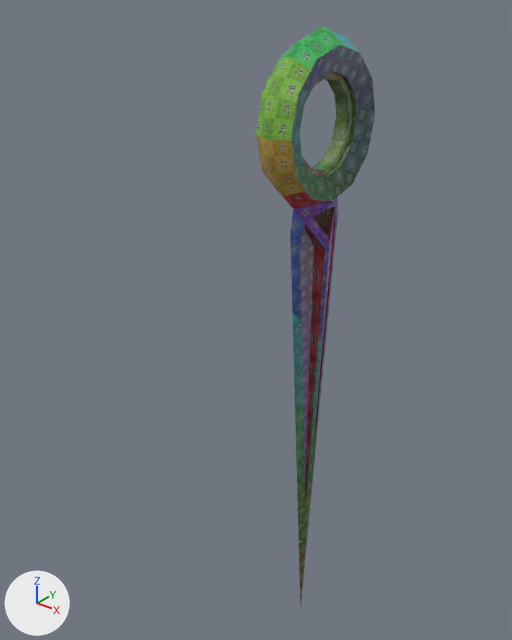
A saved change to the Blender file _3dObjects/Clockwork Creatures.blend.
Camera for both pictures: a 50 mm camera at (4.69, -7.04, 1.55) aimed at (-1.3, 0.46, -3.1). Lighting does not change. The marker at lower left points along +X, +Y and +Z. The same objects are shown in both versions, whatever each file hides.

Objects in the first picture: 'Clock_Hand_v002'.
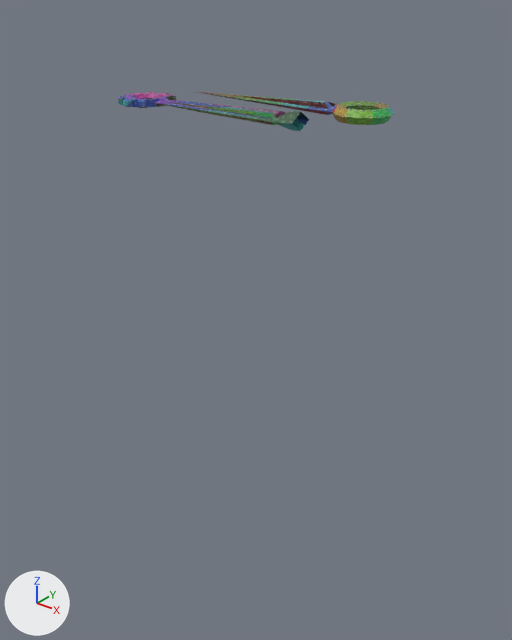
Where the change shows, as pixel boxes [x1, y1, x2, y2] in the pictures (512 x 640 px):
```json
{"object": "Clock_Hand_v002", "change": "moved, turned, rescaled", "before": [256, 27, 375, 610], "after": [192, 91, 394, 125]}
{"object": "Clock_Hand_v004", "change": "added", "after": [118, 92, 309, 131]}
```

Scene script edits in JSON lines:
```json
{"op": "add", "block": "me_cube_009", "code": ["me_cube_009 = bpy.data.meshes.new('Cube.009')", "me_cube_009.from_pydata(...)  # 98 vertices, 96 faces; spans x -1.73..1.73, y -1.73..1.73, z -1.73..1.73", "me_cube_009.polygons.foreach_set('use_smooth', [True] * 96)"]}
{"op": "add", "block": "me_plane_007", "code": ["me_plane_007 = bpy.data.meshes.new('Plane.007')", "me_plane_007.from_pydata(...)  # 246 vertices, 237 faces; spans x -3.01..0.0, y -0.4..0.4, z -0.12..0.12", "me_plane_007.polygons.foreach_set('use_smooth', [True] * 237)", "me_plane_007.materials.append(mat_material)  # picture img_uv_grid"]}
{"op": "set", "path": "ob_clock_hand_v002.location", "old": "(0.0, 0.0, 0.0)", "new": "(0.0, 0.97, 0.0)"}
{"op": "set", "path": "ob_clock_hand_v002.rotation_euler", "old": "(0.0, 0.0, 0.0)", "new": "(0.0, 1.571, 0.0)", "note": "degrees (0, 0, 0) -> degrees (0, 90, 0)"}
{"op": "set", "path": "ob_clock_hand_v002.scale", "old": "(1.0, 1.0, 1.0)", "new": "(0.378, 0.378, 0.378)"}
{"op": "add", "block": "ob_clock_hand_v004", "code": ["ob_clock_hand_v004 = bpy.data.objects.new('Clock_Hand_v004', me_plane_007)", "ob_clock_hand_v004.parent = ob_joint", "ob_clock_hand_v004.matrix_parent_inverse = Matrix(((4.615, 0.0, 0.0, 0.0), (0.0, 4.615, 0.0, 0.0), (0.0, 0.0, 4.615, 0.0), (0.0, 0.0, 0.0, 1.0)))", "ob_clock_hand_v004.location = (-0.254, 0.0, 0.0)"]}
{"op": "add", "block": "ob_joint", "code": ["ob_joint = bpy.data.objects.new('Joint', me_cube_009)", "ob_joint.location = (0.0, 0.0, 0.0)", "ob_joint.scale = (0.217, 0.217, 0.217)", "ob_joint.hide_set(True)"]}
```
